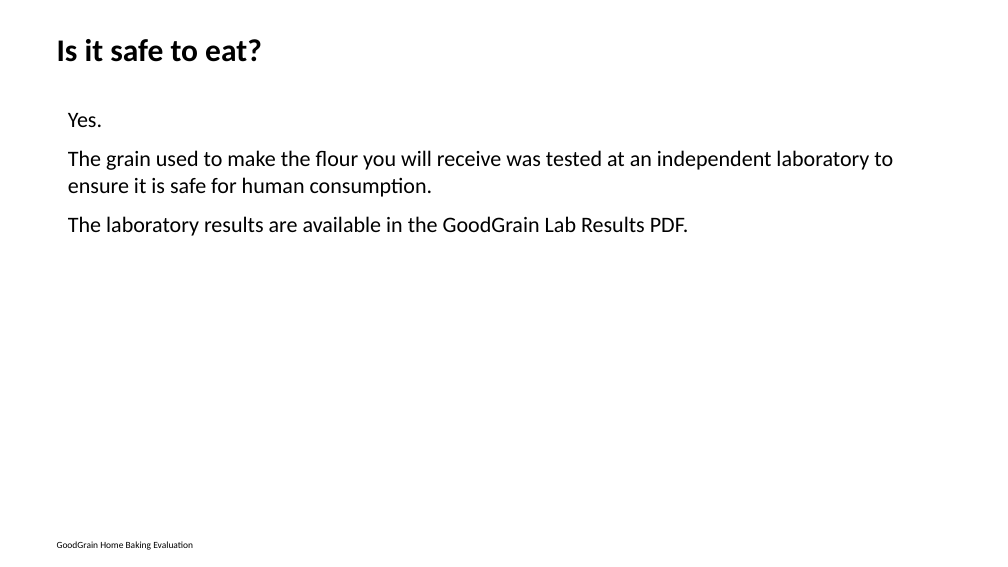
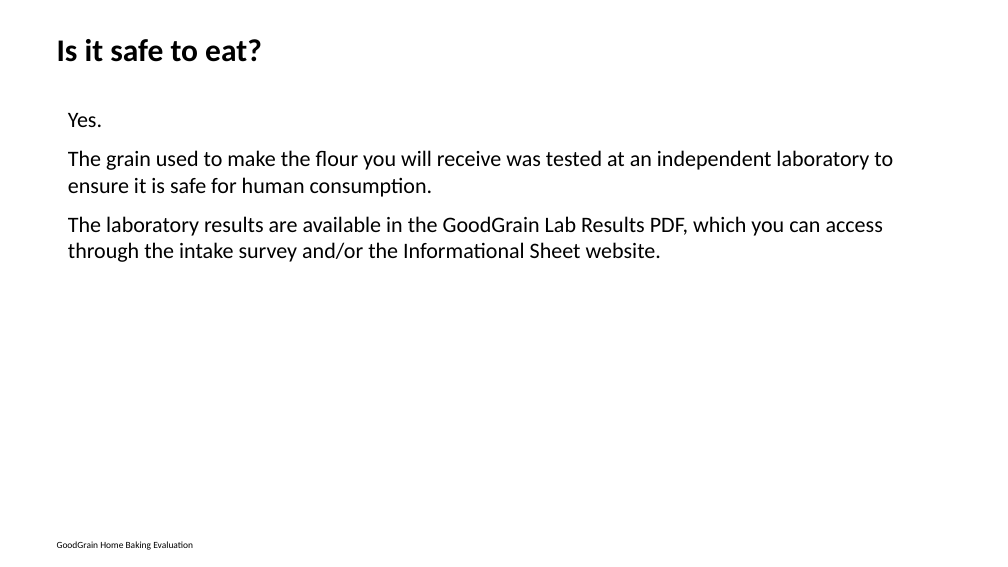
Before and after one commit to vanichols/GoodGrain, a slide deck: slide 10 of documents/informational sheet power point.pptx (slide 11 before the commit). Drawn at 1008x567 pixels with LibreOffice and Linux fonts; fonts in the diff are those of the drawing. Boxes give left, top, right and bottom in pixels: in the first picture for what was removed or moved away, otherwise in the second. Text is boxed around its words. In the diff, an @@ line names an element or a change of style, - is before the commit and + after.

```diff
--- a/documents/informational sheet power point.pptx
+++ b/documents/informational sheet power point.pptx
@@ text at (68, 216, 883, 262): text changed @@
-The laboratory results are available in the GoodGrain Lab Results PDF.
+The laboratory results are available in the GoodGrain Lab Results PDF, which you can access through the intake survey and/or the Informational Sheet website.
```
Also in this commit, not shown: 14 other slides changed, 7 slides added, 1 slide removed, 4 other files.
